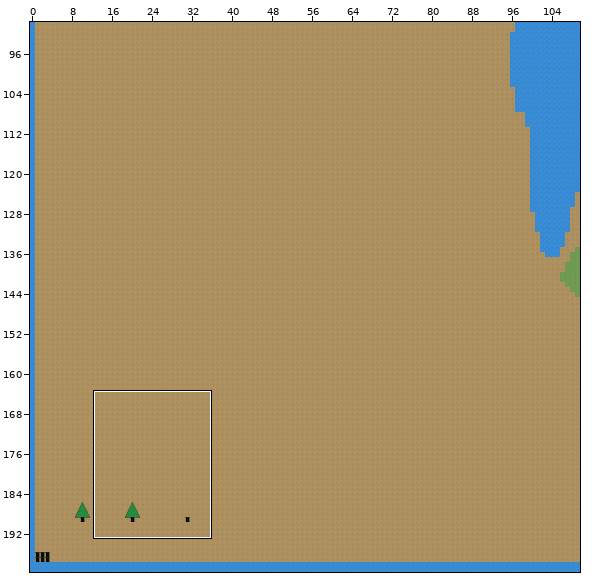
Tiled map: 游戏工程文件夹/desktop/bin/data/map_1.tmx. Above: a wide view before the commit, with the close-up outlined.
Close-up. Before the commit:
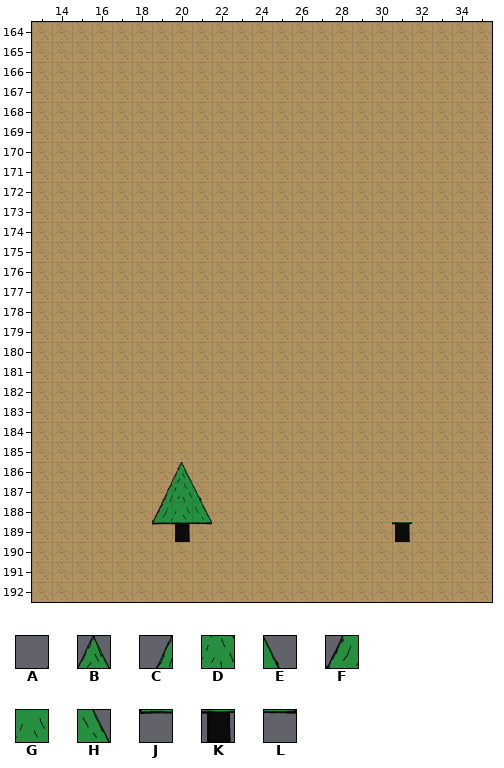
Cells are 32x32 px. Shown: x 13..35, y 164..192. The commit also changed other parts of the map, which this record leaves out.
Key: from "tree": A 0, B 1, C 3, D 4, E 5, F 6, G 7, H 8, J 9, K 10, L 11.
_ is an empty cell.
Layers that did not change in this view are not listed.
Layer "obstacle_destroy_tree" before, first column x 13:
164 _______________________
165 _______________________
166 _______________________
167 _______________________
168 _______________________
169 _______________________
170 _______________________
171 _______________________
172 _______________________
173 _______________________
174 _______________________
175 _______________________
176 _______________________
177 _______________________
178 _______________________
179 _______________________
180 _______________________
181 _______________________
182 _______________________
183 _______________________
184 _______________________
185 _______________________
186 ______AB_______________
187 ______CDE______________
188 ______FGH______________
189 ______JKL_________K____
190 _______________________
191 _______________________
192 _______________________
After:
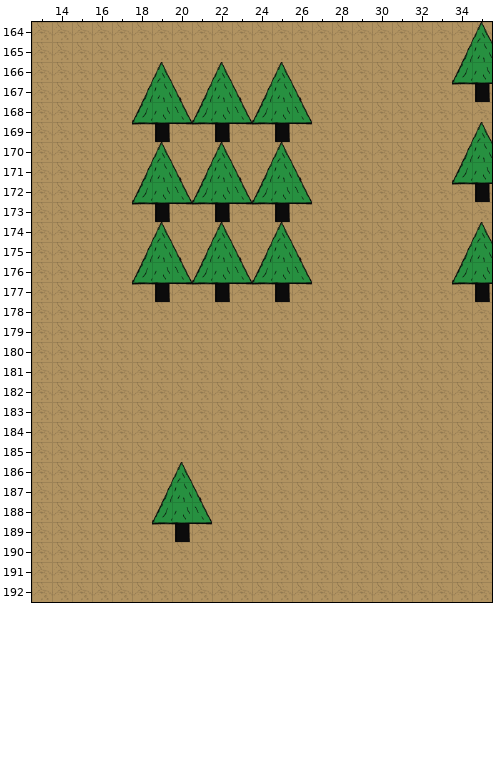
Diff:
Layer "obstacle_destroy_tree":
There is now tile B in row 164 at x 35; in row 166 at x 19, 22 and 25; in row 169 at x 35; in row 170 at x 19, 22 and 25; in row 174 at x 19, 22, 25 and 35.
There is now tile C in row 165 at x 34; in row 167 at x 18, 21 and 24; in row 170 at x 34; in row 171 at x 18, 21 and 24; in row 175 at x 18, 21, 24 and 34.
There is now tile D in row 165 at x 35; in row 167 at x 19, 22 and 25; in row 170 at x 35; in row 171 at x 19, 22 and 25; in row 175 at x 19, 22, 25 and 35.
There is now tile E in row 167 at x 20, 23 and 26; in row 171 at x 20, 23 and 26; in row 175 at x 20, 23 and 26.
There is now tile F in row 166 at x 34; in row 168 at x 18, 21 and 24; in row 171 at x 34; in row 172 at x 18, 21 and 24; in row 176 at x 18, 21, 24 and 34.
There is now tile G in row 166 at x 35; in row 168 at x 19, 22 and 25; in row 171 at x 35; in row 172 at x 19, 22 and 25; in row 176 at x 19, 22, 25 and 35.
There is now tile H in row 168 at x 20, 23 and 26; in row 172 at x 20, 23 and 26; in row 176 at x 20, 23 and 26.
There is now tile J in row 167 at x 34; in row 169 at x 18, 21 and 24; in row 172 at x 34; in row 173 at x 18, 21 and 24; in row 177 at x 18, 21, 24 and 34.
There is now tile K in row 167 at x 35; in row 169 at x 19, 22 and 25; in row 172 at x 35; in row 173 at x 19, 22 and 25; in row 177 at x 19, 22, 25 and 35.
There is now tile L in row 169 at x 20, 23 and 26; in row 173 at x 20, 23 and 26; in row 177 at x 20, 23 and 26.
Tile K is removed in row 189 at x 31.
Where, in picture pixels (left, top, right, bottom), the same in both close-ups:
added: (452, 22, 492, 102)
added: (132, 62, 312, 302)
added: (452, 122, 492, 202)
added: (452, 222, 492, 302)
removed: (392, 522, 412, 542)
